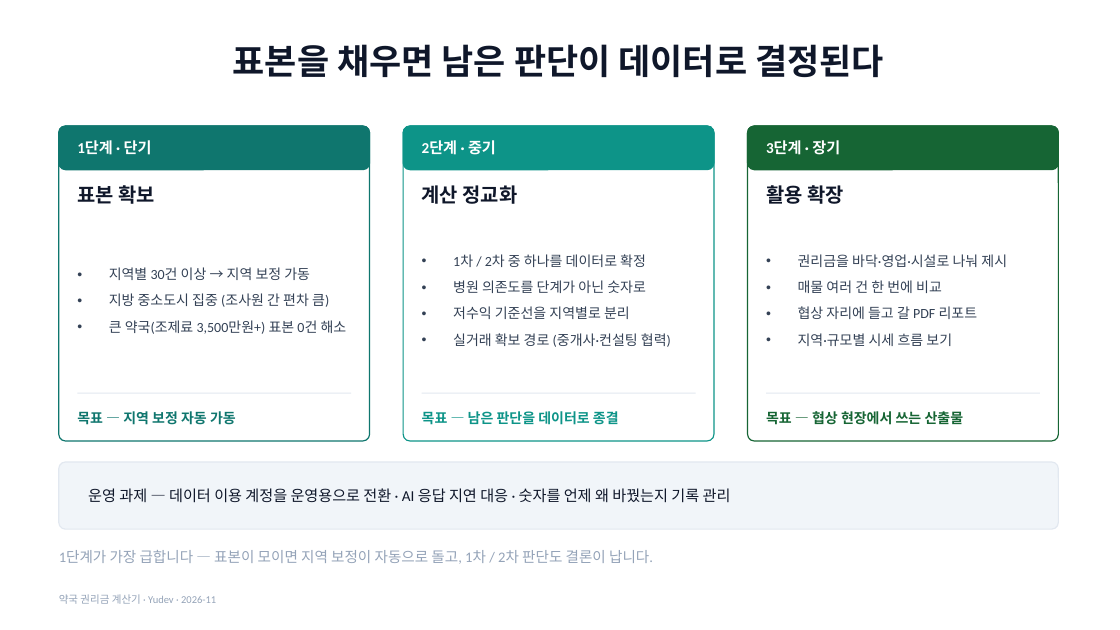
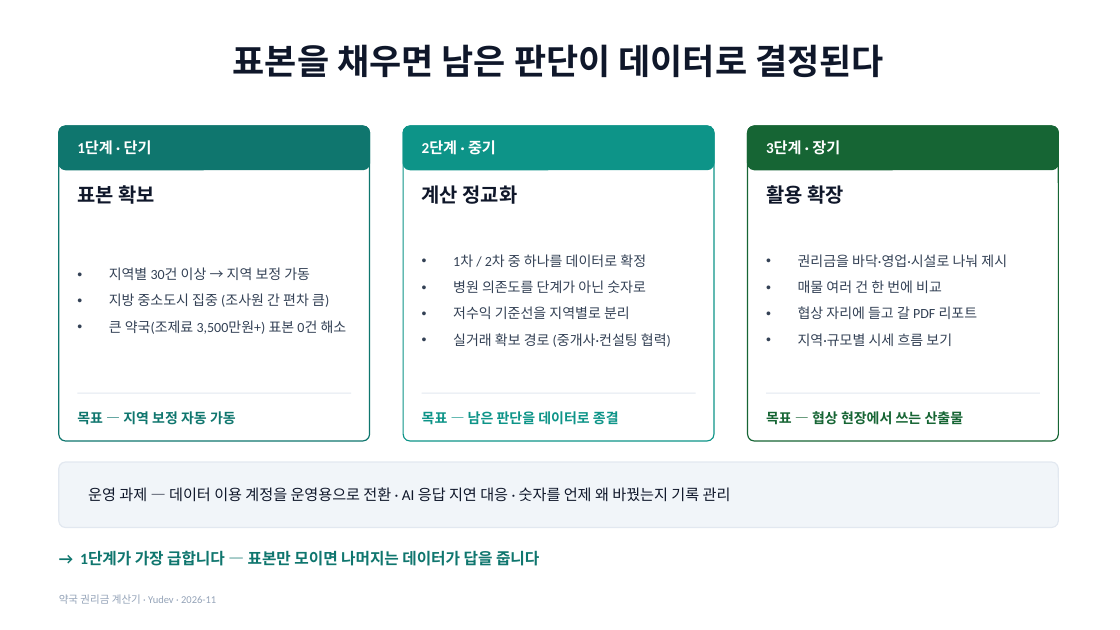
Before and after one commit to YUSEONCHUN/calculating, a slide deck: slide 25 of doc/slides/권리금계산기_프로젝트.pptx (slide 21 before the commit). Drawn at 1120x630 pixels with LibreOffice and Linux fonts; fonts in the diff are those of the drawing. Boxes give left, top, right and bottom in pixels: in the first picture for what was removed or moved away, otherwise in the second. Text is boxed around its words. In the diff, an @@ line names an element or a change of style, - is before the commit and + after.

```diff
--- a/doc/slides/권리금계산기_프로젝트.pptx
+++ b/doc/slides/권리금계산기_프로젝트.pptx
@@ rounded rectangle at (59, 462, 1059, 528): proportions changed @@
@@ text at (80, 550, 539, 566): text changed; size 12.5 to 13.5 pt; text colour #94A3B8 to #0F766E; bold on @@
-1단계가 가장 급합니다 — 표본이 모이면 지역 보정이 자동으로 돌고, 1차 / 2차 판단도 결론이 납니다.
+→ 1단계가 가장 급합니다 — 표본만 모이면 나머지는 데이터가 답을 줍니다
```
Also in this commit, not shown: 20 other slides changed, 5 slides added, 1 slide removed, 5 other files.
